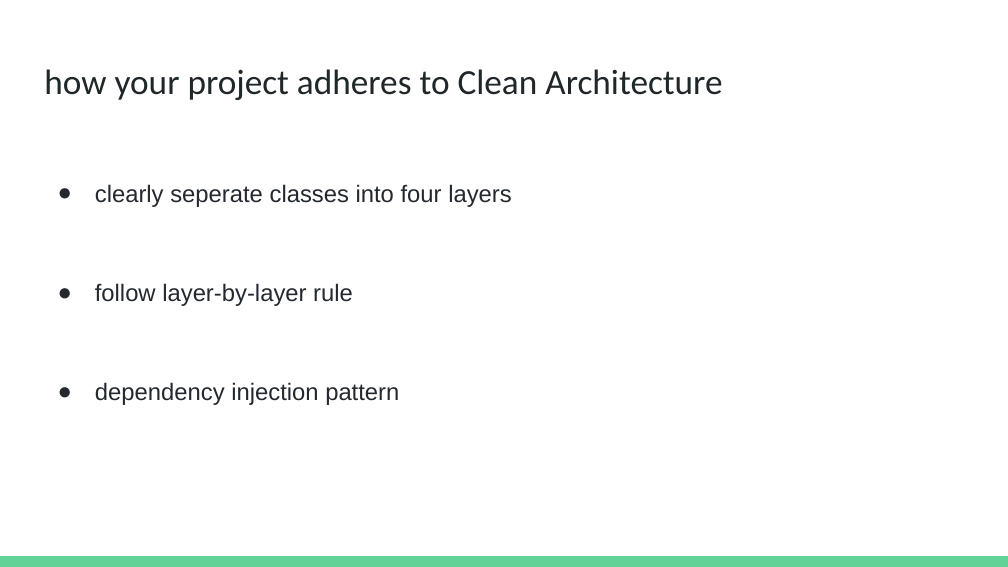
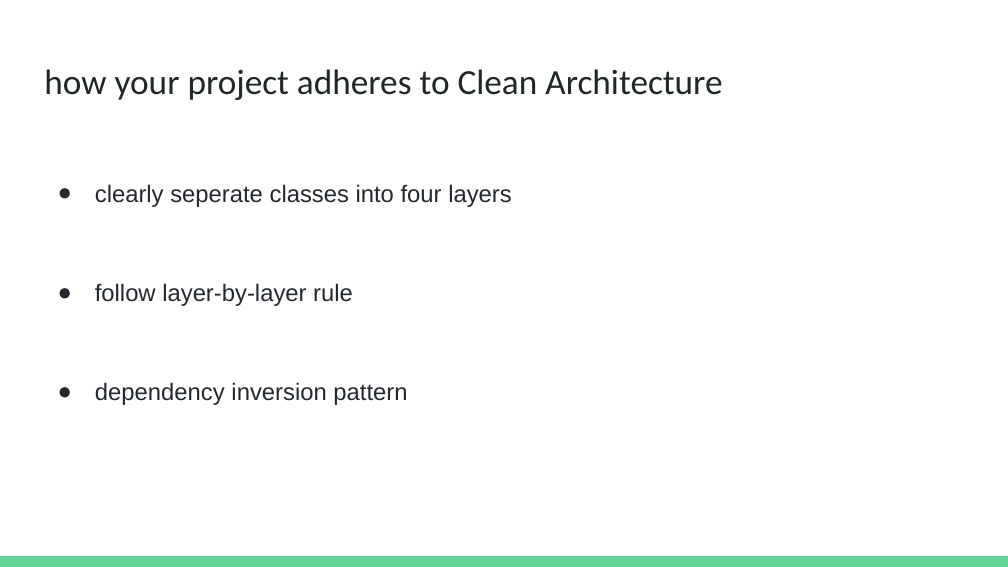
Before and after one commit to CSC207-UofT/course-project-bugwatcher_group036, a slide deck: slide 5 of phase2/207 phase 2.pptx (slide 8 before the commit). Drawn at 1008x567 pixels with LibreOffice and Linux fonts; fonts in the diff are those of the drawing. Boxes give left, top, right and bottom in pixels: in the first picture for what was removed or moved away, otherwise in the second. Text is boxed around its words. In the diff, an @@ line names an element or a change of style, - is before the commit and + after.

```diff
--- a/phase2/207 phase 2.pptx
+++ b/phase2/207 phase 2.pptx
@@ text at (95, 382, 407, 405): text changed @@
-● dependency injection pattern
+● dependency inversion pattern
```
Also in this commit, not shown: 4 other slides changed, 1 other file.
